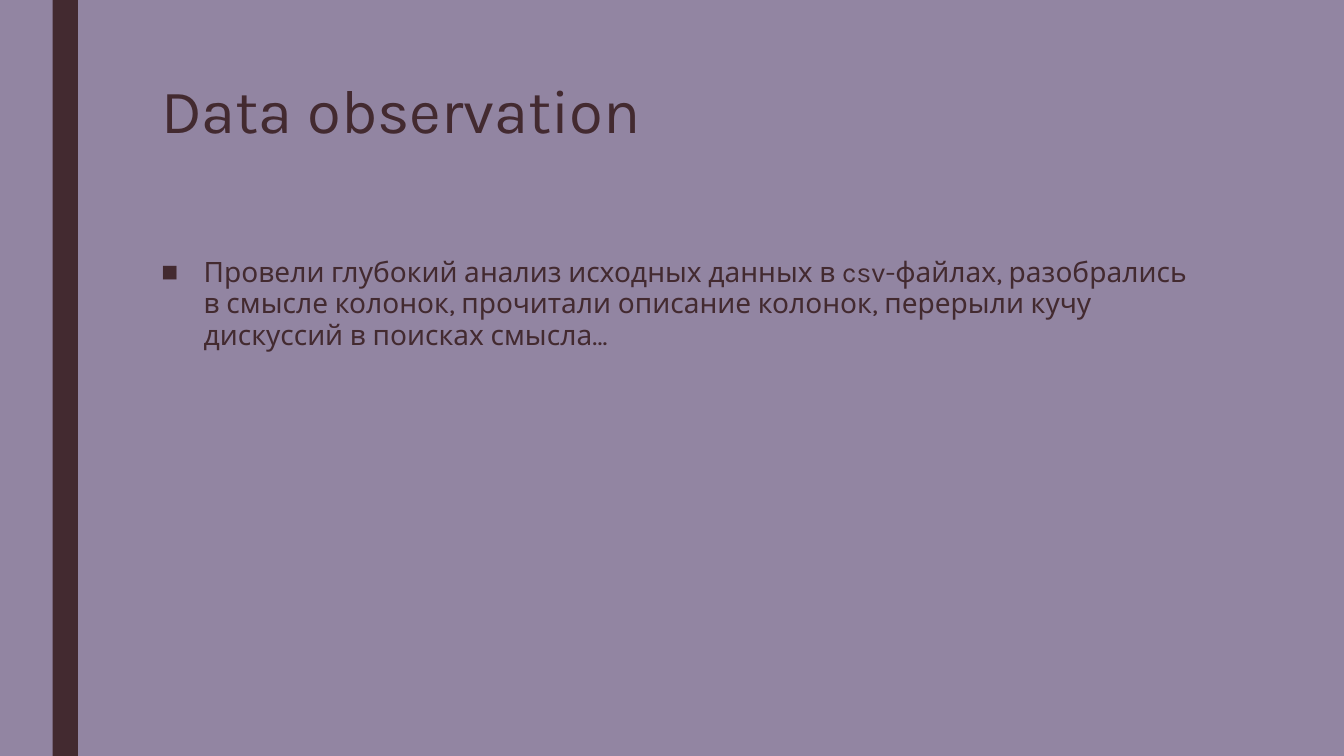
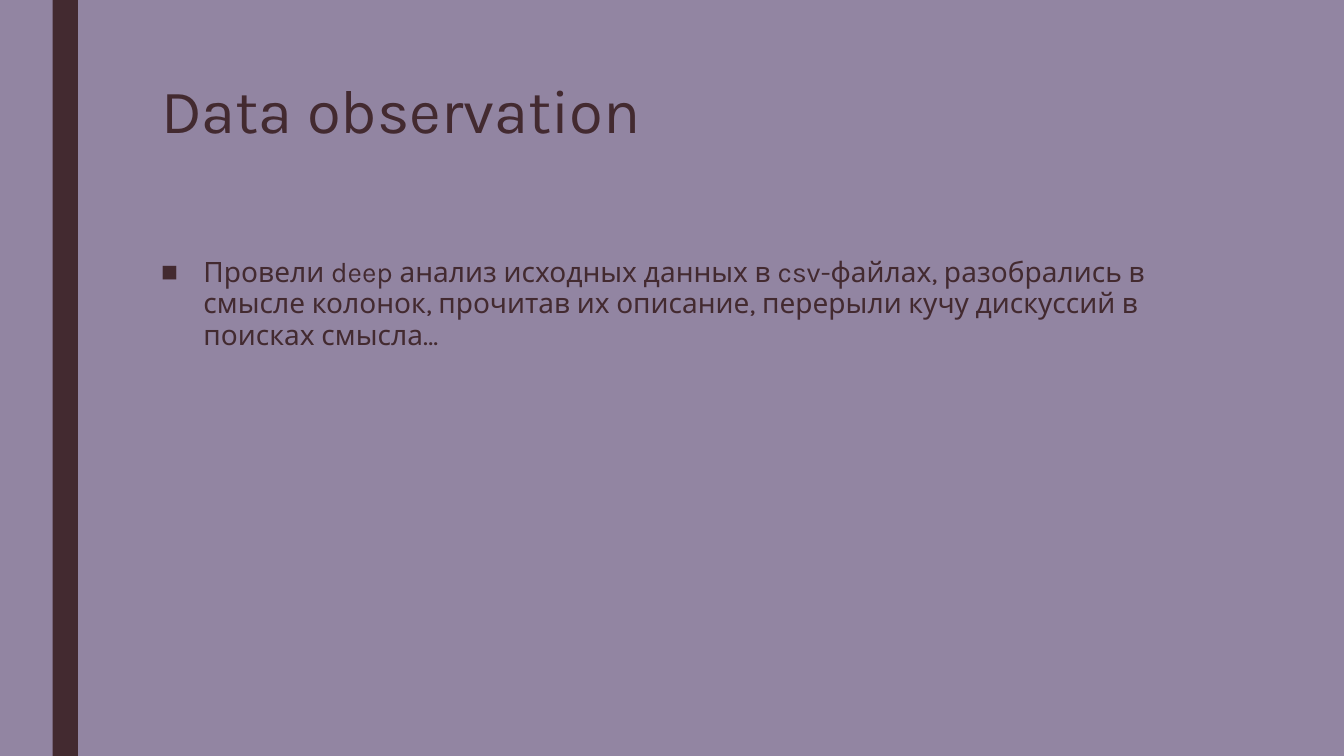
Before and after one commit to zumvanrin/DM_team_RIIID, a slide deck: slide 4 of Riid.pptx. Drawn at 1344x756 pixels with LibreOffice and Linux fonts; fonts in the diff are those of the drawing. Boxes give left, top, right and bottom in pixels: in the first picture for what was removed or moved away, otherwise in the second. Text is boxed around its words. In the diff, an @@ line names an element or a change of style, - is before the commit and + after.

```diff
--- a/Riid.pptx
+++ b/Riid.pptx
@@ text at (x1=203, y1=261, x2=1145, y2=345): text changed @@
-■ Провели глубокий анализ исходных данных в csv-файлах, разобрались в смысле колонок, прочитали описание колонок, перерыли кучу дискуссий в поисках смысла…
+■ Провели deep анализ исходных данных в csv-файлах, разобрались в смысле колонок, прочитав их описание, перерыли кучу дискуссий в поисках смысла…
```
Also in this commit, not shown: 5 other slides changed.
